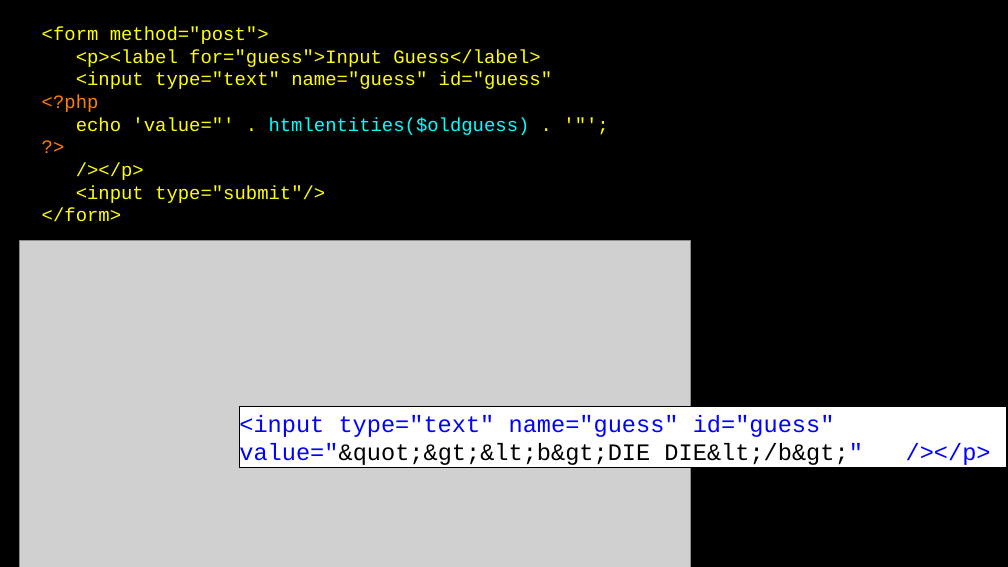
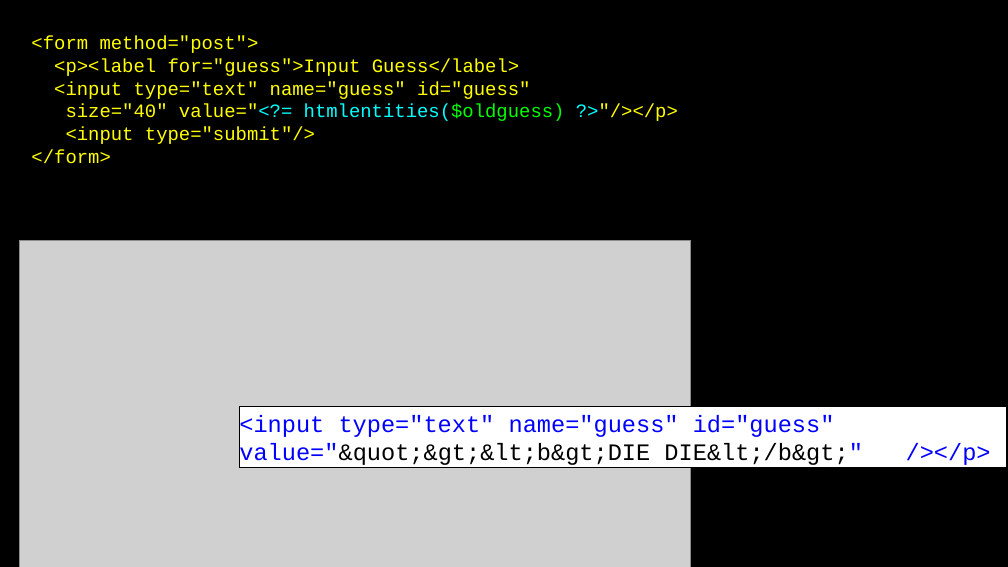
Before and after one commit to csev/wa4e, a slide deck: slide 16 of lectures/PHP-06-Forms.ppt. Drawn at 1008x567 pixels with LibreOffice and Linux fonts; fonts in the diff are those of the drawing; grey boxes stand for pictures. Boxes give left, top, right and bottom in pixels: in the first picture for what was removed or moved away, otherwise in the second. Text is boxed around its words. In the diff, an @@ line names an element or a change of style, - is before the commit and + after.

```diff
--- a/lectures/PHP-06-Forms.ppt
+++ b/lectures/PHP-06-Forms.ppt
@@ text "<form method="post">": place and size @@
-text "<form method="post">" at (42, 27, 552, 222)
+text "<form method="post">" at (31, 36, 678, 164)
@@ text at (66, 104, 678, 121): text changed @@
-<?php
-echo 'value="' . htmlentities($oldguess) . '"';
-?>
-/></p>
+size="40" value="<?= htmlentities($oldguess) ?>"/></p>
```
Also in this commit, not shown: 8 other slides changed, 7 other files.
